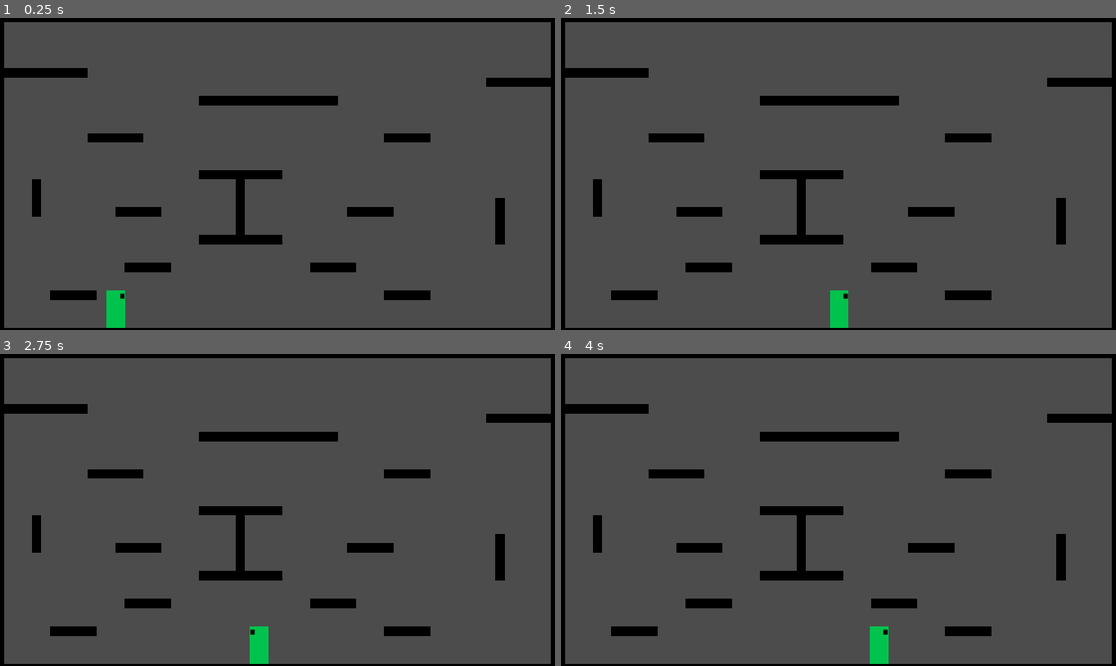
Above: before the commit, frames 1-4 (two rows, left to right).
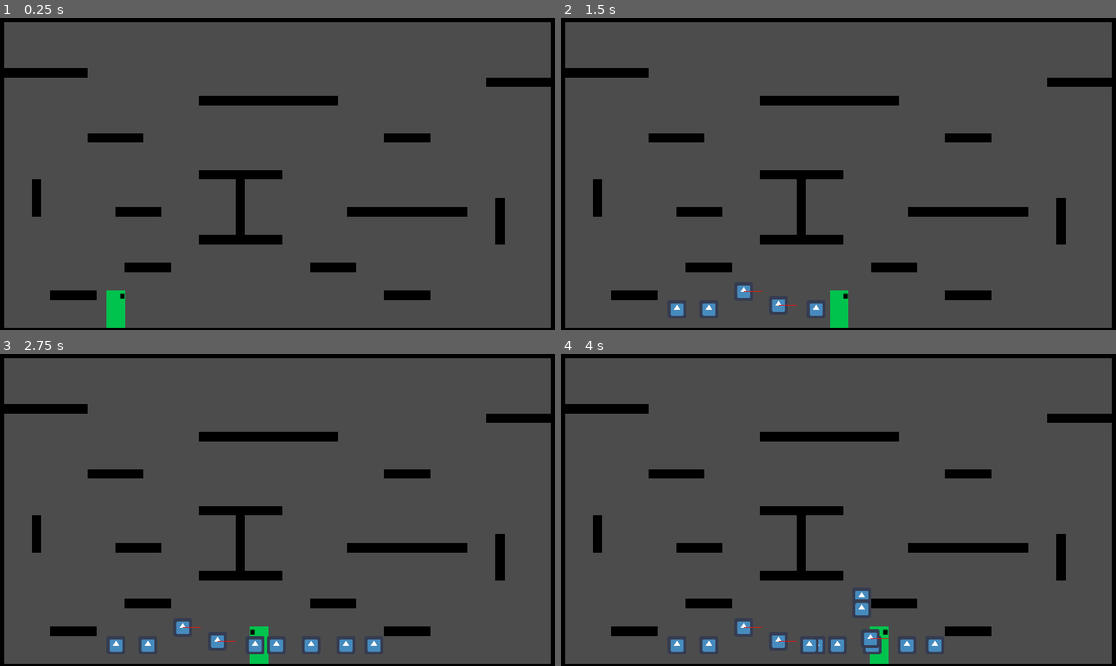
Above: after the commit, the same moments.

Repository: cjsweeten101/LaserGame
Game: Godot game, scene res://Main.tscn
Two runs of this game, one before a commit and one after it. Both use one fixed random seed, a clock stepped at 60 frames per second and the inputs below. The engine's default icon, where the game draws it, is replaced by a stand-in: a white triangle on a blue panel in a dark square.
Inputs:
- Up to frame 1 (0.25 s): no input
- Up to frame 2 (1.5 s): tap Enter at 0.5 s; hold Space (shoot) 0.53-1.28 s; hold Right (move_right) from 0.53 s (still down); tap Up (move_up) at 0.77 s; tap Space (shoot) at 1.35 s
- Up to frame 3 (2.75 s): tap Up (move_up) at 1.52 s; release Right (move_right) at 2.03 s; hold Left (move_left) from 2.03 s (still down); hold Space (shoot) from 2.03 s (still down)
- Up to frame 4 (4 s): release Left (move_left) at 2.78 s; release Space (shoot) at 2.78 s; hold Right (move_right) from 2.78 s (still down); tap Space (shoot) at 2.85 s; tap Up (move_up) at 3.02, 3.77 s; hold Space (shoot) from 3.53 s (still down)

The runs differ from the first frame. In frame 1, 0.4% of the frame differs, in the area x 70-85%, y 60-64%; in frame 2, 0.9%; in frame 3, 1.4%; in frame 4, 1.6%, in the area x 19-85%, y 60-97%.

Commit message:
yes well ok

Diff:
--- /dev/null
+++ b/GameFiles/Laser/Laser_anim.gd
@@ -0,0 +1,14 @@
+extends Sprite
+
+# class member variables go here, for example:
+# var a = 2
+# var b = "textvar"
+
+func _ready():
+	print("instanced")
+	print(position)
+
+#func _process(delta):
+#	# Called every frame. Delta is time since last frame.
+#	# Update game logic here.
+#	pass
--- a/GameFiles/Laser/Laser_anim.tscn
+++ b/GameFiles/Laser/Laser_anim.tscn
@@ -1,12 +1,13 @@
-[gd_scene load_steps=2 format=2]
+[gd_scene load_steps=3 format=2]
 
 [ext_resource path="res://Laser/laser_sprite.png" type="Texture" id=1]
+[ext_resource path="res://Laser/Laser_anim.gd" type="Script" id=2]
 
-[node name="Laser" type="Sprite" index="0"]
+[node name="Laser" type="Sprite"]
 
-position = Vector2( 39.9984, 30.0543 )
 scale = Vector2( 1, 0.05 )
 texture = ExtResource( 1 )
 centered = false
-region_rect = Rect2( 1, 1, 10, 2 )
-_sections_unfolded = [ "Offset", "Region", "Transform", "Visibility" ]
+region_rect = Rect2( 0, 0, 10, 2 )
+script = ExtResource( 2 )
+_sections_unfolded = [ "Offset", "Region", "Transform", "Visibility", "Z Index" ]
--- a/GameFiles/Level/level1.tscn
+++ b/GameFiles/Level/level1.tscn
@@ -25,7 +25,7 @@
 collision_mask = 1
 occluder_light_mask = 1
 format = 1
-tile_data = PoolIntArray( -65538, 0, 0, -65537, 0, 0, -13107 …(3912 unchanged characters)… , 0, 1310760, 0, 0, 1310761, 0, 0, 1310773, 0, 0, 1310779, 0, 0, 1310780, 0, 0,  …(3120 unchanged characters)…
+tile_data = PoolIntArray( -65538, 0, 0, -65537, 0, 0, -13107 …(3912 unchanged characters)… , 0, 1310760, 0, 0, 1310761, 0, 0, 1310762, 0, 0, 1310763, 0, 0, 1310764, 0, 0, 1310765, 0, 0, 1310766, 0, 0, 1310767, 0, 0, 1310768, 0, 0, 1310769, 0, 0, 1310773, 0, 0, 1310779, 0, 0, 1310780, 0, 0,  …(3120 unchanged characters)…
 _sections_unfolded = [ "Cell", "Transform" ]
 __meta__ = {
 "_edit_lock_": true
--- a/GameFiles/Main.gd
+++ b/GameFiles/Main.gd
@@ -5,6 +5,7 @@
 # var b = "textvar"
 
 var laser_trail = preload("res://Laser/Laser_anim.tscn")
+var test_boi = preload("res://test_boi.tscn")
 
 func _ready():
 	var players = get_tree().get_nodes_in_group("players")
@@ -12,4 +13,11 @@
 		player.	connect("hit", self, "hit_detection")
 
 func hit_detection(raycast, player_loc, direction):
-	pass
+	var boi = test_boi.instance()
+	boi.position = player_loc
+	add_child(boi)
+	var t = laser_trail.instance()
+	var d = player_loc - raycast.get_collision_point()
+	t.position = player_loc
+	t.set_region_rect(Rect2(0,0, d.length(), 2))
+	add_child(t)
--- a/GameFiles/Main.tscn
+++ b/GameFiles/Main.tscn
@@ -4,7 +4,7 @@
 [ext_resource path="res://Level/level1.tscn" type="PackedScene" id=2]
 [ext_resource path="res://Player/Player.tscn" type="PackedScene" id=3]
 
-[node name="Main" type="Node2D"]
+[node name="Main" type="Node2D" index="0"]
 
 script = ExtResource( 1 )
 
--- a/GameFiles/Player/Player.gd
+++ b/GameFiles/Player/Player.gd
@@ -45,12 +45,13 @@
 			current_speed.x = lerp(current_speed.x, 0, .2)
 
 	if Input.is_action_pressed("shoot") and can_shoot:
-		shoot()
 		can_shoot = false
 		$reload.start()
+		shoot()
 	current_speed = move_and_slide(current_speed, UP)
 
 func shoot():
+	pass
 	if raycast.is_colliding():
 		emit_signal("hit", raycast, position, direction)
 
--- a/GameFiles/Player/Player.tscn
+++ b/GameFiles/Player/Player.tscn
@@ -46,7 +46,7 @@
 position = Vector2( 32, 0 )
 enabled = true
 exclude_parent = true
-cast_to = Vector2( 3000, 0 )
+cast_to = Vector2( 2500, 0 )
 collision_mask = 1
 _sections_unfolded = [ "Transform" ]
 
--- a/GameFiles/project.godot
+++ b/GameFiles/project.godot
@@ -18,6 +18,9 @@
 
 window/size/width=1920
 window/size/height=1080
+window/size/resizable=false
+window/size/test_width=1240
+window/size/test_height=720
 window/stretch/mode="2d"
 window/stretch/aspect="keep"
 
--- /dev/null
+++ b/GameFiles/test_boi.tscn
@@ -0,0 +1,7 @@
+[gd_scene load_steps=2 format=2]
+
+[ext_resource path="res://icon.png" type="Texture" id=1]
+
+[node name="test_boi" type="Sprite"]
+
+texture = ExtResource( 1 )
